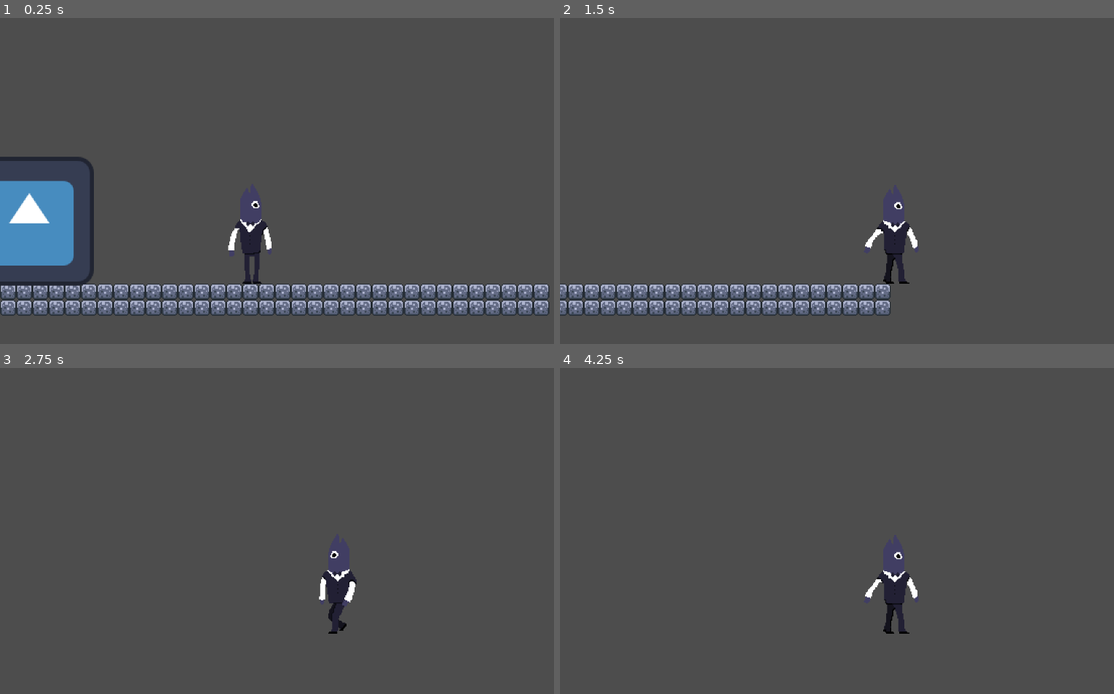
Above: before the commit, frames 1-4 (two rows, left to right).
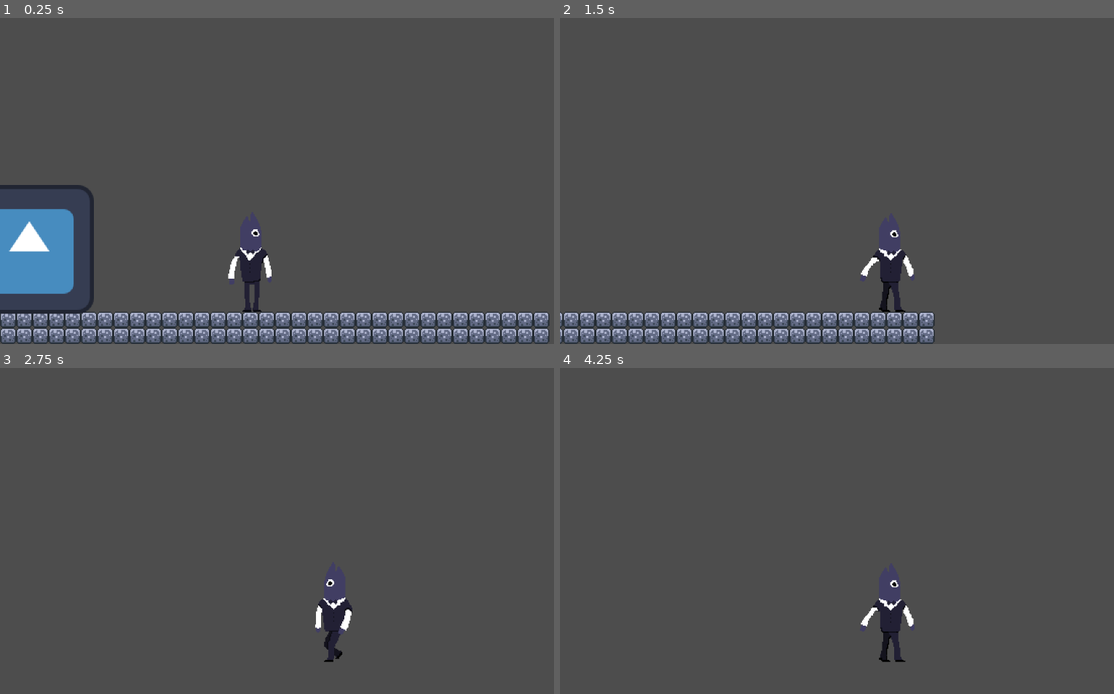
Above: after the commit, the same moments.

Repository: kamero0n/Tippy
Game: Godot game, scene res://scenes/tippy.tscn
Same seed, same stepped clock (60 frames per second), same inputs: the game is played once before the commit and once after it. The engine's default icon, where the game draws it, is replaced by a stand-in: a white triangle on a blue panel in a dark square.
Inputs:
- Up to frame 1 (0.25 s): no input
- Up to frame 2 (1.5 s): hold E (drop) 0.53-1.28 s; hold D (move_right) from 0.53 s (still down); tap Space (jump) at 0.77 s; tap Shift (sprint) at 0.8, 1.35 s
- Up to frame 3 (2.75 s): tap Space (jump) at 1.52 s; tap E (drop) at 1.55 s; release D (move_right) at 2.03 s; hold A (move_left) from 2.03 s (still down); hold E (drop) from 2.03 s (still down); tap Shift (sprint) at 2.3 s
- Up to frame 4 (4.25 s): release A (move_left) at 2.78 s; release E (drop) at 2.78 s; hold D (move_right) from 2.78 s (still down); tap Q (pick_up) at 2.85 s; tap Space (jump) at 3.02, 3.77 s; tap E (drop) at 3.05 s; hold Shift (sprint) from 3.53 s (still down)

The runs differ from the first frame. In frame 1, 19% of the frame differs, in the area x 0-100%, y 42-100%; in frame 2, 11%; in frame 3, 1.1%; in frame 4, 1.2%.

Commit message:
fixed balance mostly for now and added sound effects w/ broken dish

Diff:
--- /dev/null
+++ b/scenes/broken_dish.tscn
@@ -0,0 +1,12 @@
+[gd_scene load_steps=3 format=3 uid="uid://ct7t51ao7yg3e"]
+
+[ext_resource type="Texture2D" uid="uid://bwgtxmhc0ep4f" path="res://assets/glassware/brokenPlate.png" id="1_3ed62"]
+[ext_resource type="AudioStream" uid="uid://cyh8egig40twu" path="res://assets/sound effects/Plate Breaking Sound Effect.wav" id="2_rhdsq"]
+
+[node name="BrokenDish" type="Area2D"]
+
+[node name="Sprite2D" type="Sprite2D" parent="."]
+texture = ExtResource("1_3ed62")
+
+[node name="dish_break_sound" type="AudioStreamPlayer2D" parent="."]
+stream = ExtResource("2_rhdsq")
--- a/scenes/dishware.tscn
+++ b/scenes/dishware.tscn
@@ -1,6 +1,7 @@
-[gd_scene load_steps=3 format=3 uid="uid://j7jc02emwqc2"]
+[gd_scene load_steps=4 format=3 uid="uid://j7jc02emwqc2"]
 
 [ext_resource type="Texture2D" uid="uid://cfhr0n4yeicb7" path="res://assets/glassware/spaghetPlate.png" id="1_8nvhs"]
+[ext_resource type="AudioStream" uid="uid://bg2wqe8wqivwm" path="res://assets/sound effects/plate-put-down-88789.mp3" id="2_s3n4y"]
 
 [sub_resource type="RectangleShape2D" id="RectangleShape2D_8nvhs"]
 size = Vector2(20, 6)
@@ -13,3 +14,7 @@
 [node name="CollisionShape2D" type="CollisionShape2D" parent="."]
 position = Vector2(0, 11)
 shape = SubResource("RectangleShape2D_8nvhs")
+
+[node name="plate_stack_sound" type="AudioStreamPlayer2D" parent="."]
+stream = ExtResource("2_s3n4y")
+volume_db = -10.0
--- a/scenes/player.tscn
+++ b/scenes/player.tscn
@@ -268,7 +268,7 @@
 sprite_frames = SubResource("SpriteFrames_y4r1p")
 animation = &"carry_idle"
 autoplay = "idle"
-frame_progress = 0.446551
+frame_progress = 0.600734
 
 [node name="collider" type="CollisionShape2D" parent="."]
 position = Vector2(0, -28)
--- a/scenes/tippy.tscn
+++ b/scenes/tippy.tscn
@@ -147,7 +147,7 @@
 position = Vector2(90, 206)
 
 [node name="Camera2D" type="Camera2D" parent="Tippy"]
-position = Vector2(-44, -102)
+position = Vector2(-40, -130)
 zoom = Vector2(2, 2)
 rotation_smoothing_enabled = true
 
--- a/scripts/player.gd
+++ b/scripts/player.gd
@@ -1,8 +1,8 @@
 extends CharacterBody2D
 
 
-const SPEED = 300.0
-const SPRINT_SPEED = 400.0
+const SPEED = 250.0
+const SPRINT_SPEED = 350.0
 const JUMP_VELOCITY = -400.0
 
 @onready var animated_sprite = $body
--- a/scripts/tray.gd
+++ b/scripts/tray.gd
@@ -4,8 +4,10 @@
 
 @onready var tray = $"."
 
+var broken_dish_scene = preload("res://scenes/broken_dish.tscn") # shout out https://www.youtube.com/watch?v=s14LA_fbMoI&ab_channel=%231SoundFX%21
+
 var stacked_dishes = []
-var max_dishes = 3
+var max_dishes = 5
 
 # positioning the dishes
 var start_pos = Vector2(0.0, -15.0)
@@ -13,12 +15,22 @@
 
 var balance = 0.0 # 0 = perf balance, high values = not perf balance
 var max_balance = 100.0 # if dishes reach here, should fall
-var balance_recovery_rate = 20.0 # how quick dishes recover balance
-var dish_offset = 0.0 # this is a X offset
-var last_direction = 0 # track which way the player is moving
-
+var tray_edge_limit = 14.0 # max X before the plate falls
+var recovery_rate = 30.0 # how quick balance recovers per second
+
+# impact balance factors (think of a % of affecting balance)
+var sprint_impact = 30.0 # %
+var direction_change_impact = 10.0 # %
+var walk_impact = 10.0 # %
+var dish_stack_multiplier = 1.1 # each dish inc impact by this factor
+
+# movement variables
+var curr_slide_offset = 0.0 # curr x offset of the dishes
+var last_move_dir = 0 # either (-1, 0, 1)
+
+# smooth movement
 var dish_target_positions = []
-var lerp_speed = 1.0
+var smooth_speed = 5.0
 
 func _process(delta: float) -> void:
 	# apply smooth movement to dishes
@@ -26,7 +38,12 @@
 		if i < dish_target_positions.size():
 			var dish = stacked_dishes[i]
 
-			dish.position = dish.position.lerp(dish_target_positions[i], lerp_speed * delta)
+			dish.position = dish.position.lerp(dish_target_positions[i], smooth_speed * delta)
+
+	if stacked_dishes.size() > 0:
+		var top_dish = stacked_dishes[stacked_dishes.size() - 1]
+		if abs(top_dish.position.x) > tray_edge_limit:
+			drop_dish()
 
 
 func add_dish(dish_scene):
@@ -35,22 +52,32 @@
 		print("Tray full!")
 		return false
 
+	# reset balance when adding a new dish (i'm not sure if this will feel good but try out)
+	balance = 0.0
+	curr_slide_offset = 0.0
+
 	# create new dish instance
 	var dish = dish_scene.instantiate()
 
+	# play sound here?
+	if dish.has_node("plate_stack_sound"):
+		dish.get_node("plate_stack_sound").play()
+
 	# set new dish pos
 	var new_tray_pos
+
 	if stacked_dishes.size() <= 0.0:
 		new_tray_pos = start_pos
 	else:
 		new_tray_pos = Vector2(start_pos.x, start_pos.y - offset)
+
 	dish.position = new_tray_pos
 	start_pos = new_tray_pos
 
 	# add to our stack
 	stacked_dishes.append(dish)
 
-	# add dish positions
+	# init target position
 	dish_target_positions.append(dish.position)
 
 	# add to scene tree
@@ -60,11 +87,15 @@
 func remove_top_dish():
 	# check that the list isn't empty
 	if stacked_dishes.size() <= 0:
-		print("No dishes!")
+		# print("No dishes!")
 		return null
 
 	# get top dish
 	var dish = stacked_dishes.pop_back()
+
+	# remove target position associate
+	if dish_target_positions.size() > 0:
+		dish_target_positions.pop_back()
 
 	# reset stack position to account for removed dish
 	if stacked_dishes.size() <= 0:
@@ -79,10 +110,22 @@
 	if stacked_dishes.size() > 0:
 		var dish = remove_top_dish()
 		if dish:
-			print("I DROPPED!")
+			# print("I DROPPED!")
 			# get position of dish before removing
 			var fallen_position = global_position + dish.position
 
+			# create broken dish instance
+			var broken_dish = broken_dish_scene.instantiate()
+			get_parent().get_parent().add_child(broken_dish)
+
+			# position at floor level
+			var floor_y = get_parent().global_position.y - 15.0
+			broken_dish.global_position = Vector2(fallen_position.x, floor_y)
+
+			if broken_dish.has_node("dish_break_sound"):
+				broken_dish.get_node("dish_break_sound").play()
+
+
 			# emit signal w/ position where dish fell
 			emit_signal("dish_fallen", fallen_position)
 
@@ -90,62 +133,90 @@
 			dish.queue_free()
 
 		# reset balance partially
-		balance = max(0, balance - 25.0)
+		balance = max(0, balance - 30.0)
 
 func update_dish_positions():
 	for i in range(stacked_dishes.size()):
-		var dish = stacked_dishes[i]
-
-		# get base pos
-		var base_pos = Vector2(0, -15.0 - (i * offset))
-
-		# apply curr offset
-		var target_pos = base_pos + Vector2(dish_offset, 0)
-
-		# update target pos for this dish
-		dish_target_positions[i] = target_pos
-
-		# lerp from prev dish pos to new target pos
-		dish.position = dish.position.lerp(dish_target_positions[i], 0.1)
-
-		# check if any dish has moved too far off the tray
-		if(abs(dish.position.x) > 15.0):
-			print("dish gonna fall")
-			call_deferred("drop_dish")
-			break
+		if i < stacked_dishes.size() and i < dish_target_positions.size():
+			# get base position
+			var base_pos = Vector2(0.0, -15.0 - (i * offset))
+
+			# the higher the dish the MORE unstable
+			var position_factor = float(i + 1) / stacked_dishes.size()
+			var amplified_offset = curr_slide_offset * position_factor * 3.0
+
+			# calc target pos with offset
+			var target_pos = base_pos + Vector2(amplified_offset, 0.0)
+
+			# update target pos
+			dish_target_positions[i] = target_pos
 
 # the big fella
 func update_balance(delta, player_velocity, is_sprinting, direction):
-	# store the prev direction for comparison
-	var direction_changed = (direction != 0 and direction != last_direction)
-
-	# if direction changed and we were already moving before, add imbalance
-	if direction_changed and last_direction != 0:
-		balance += 15.0 # BIG imbalance
-
-	# update last direction if we are moving
+	# apply balance if we have dishes
+	if stacked_dishes.size() <= 0:
+		return
+
+	# const small wobble
+	var wobble_amount = 3.0
+	var constant_wobble = sin(Time.get_ticks_msec() * 0.01) * wobble_amount * direction
+
+	# detect direction changes
+	var direction_changed = (direction != 0 and direction != last_move_dir)
+
+	# update direction tracking
 	if direction != 0:
-		last_direction = direction
-
-	# increase imbalance when player is sprinting
-	if is_sprinting and stacked_dishes.size() > 0:
-		balance += delta * 15.0
-
-	# increase imbalance if a good amount of dishes
-	var dish_factor = stacked_dishes.size() * 0.5
-
-	# calculate recovery
-	var recovery = balance_recovery_rate / (1.0 + dish_factor)
-	balance = max(0.0, balance - (recovery * delta))
-
-	# calculate offset based on balance
-	var max_offset = 12.0
-	var target_offset = max_offset * (balance/max_balance) * last_direction
-	dish_offset = lerp(dish_offset, target_offset, 5.0 * delta)
-
-	# apply offset to dishes
+		last_move_dir = direction
+
+	# --- INCREASE IMBALANCE ---
+
+	# direction changes cause burst of imbalance
+	if direction_changed and last_move_dir != 0:
+		balance += direction_change_impact
+
+	# movement impact
+	var move_impact = 0.0
+	if is_sprinting:
+		move_impact = sprint_impact
+	else:
+		move_impact = walk_impact
+
+	# apply movement impact based on number of stacked dishes
+	var stack_factor = 1.0
+	for i in range(stacked_dishes.size() - 1):
+		stack_factor *= dish_stack_multiplier
+
+	balance += move_impact * delta * stack_factor
+
+	# --- RECOVER BALANCE --
+
+	# standing still
+	var recovery_modifier = 2.0 if direction == 0 else 1.0
+
+	# recover balance
+	balance = max(0.0, balance - (recovery_rate * recovery_modifier * delta))
+
+	# if standing still, reduce slide offset
+	if direction == 0:
+		curr_slide_offset = lerp(curr_slide_offset, 0.0, 6.0 * delta)
+
+	# --- APPLY BALANCE EFFECTS ---
+
+	# calc slide amount based on balance %
+	var max_slide = 12.0
+	var slide_direction = last_move_dir if last_move_dir != 0 else 1
+	var balance_percentage = balance / max_balance
+
+	# compute target slide w/ wobble
+	var target_slide = (max_slide * balance_percentage * slide_direction) + constant_wobble
+
+	# smooth transition to new slide amount
+	var slide_smooth = 12.0 if direction == 0 else 8.0
+	curr_slide_offset = lerp(curr_slide_offset, target_slide, slide_smooth * delta)
+
+	# update dish positions with new slide amount
 	update_dish_positions()
 
 	# check if dishes should fall
-	if abs(dish_offset) >= 15.0:
+	if abs(curr_slide_offset) >= tray_edge_limit:
 		drop_dish()
Binary file added: assets/glassware/brokenPlate.png
Not shown, added: assets/glassware/brokenPlate.png.import
Not shown, added: assets/sound effects/Plate Breaking Sound Effect.wav.import
Not shown, added: assets/sound effects/plate-put-down-88789.mp3.import
Not shown, added: assets/sound effects/zapsplat_impacts_crockery_ceramic_plate_piece_broken_drop_smash_break_005_85253.mp3.import
Not shown, added: assets/sound effects/Plate Breaking Sound Effect.wav
Not shown, added: assets/sound effects/plate-put-down-88789.mp3
Not shown, added: assets/sound effects/zapsplat_impacts_crockery_ceramic_plate_piece_broken_drop_smash_break_005_85253.mp3
